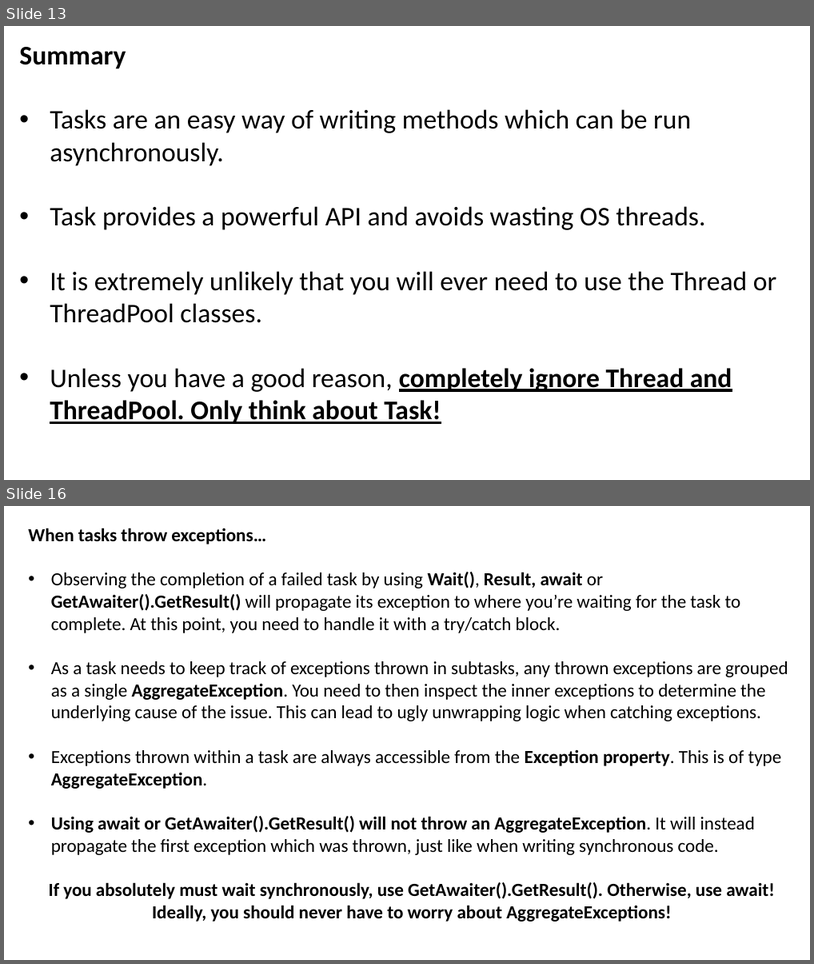
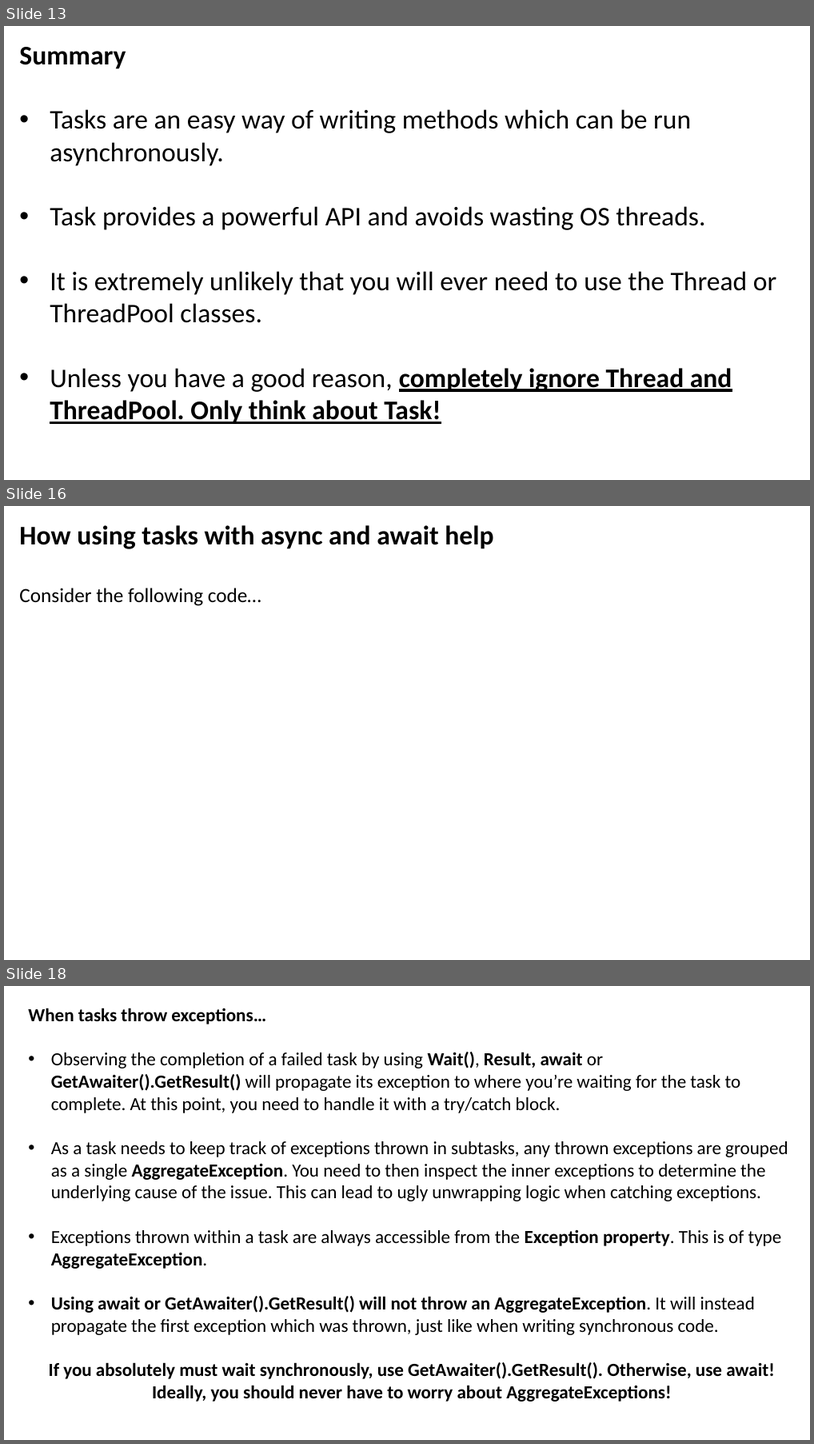
Before and after one commit to JoshKain/AsyncAwaitQuiz, a slide deck: Async and await presentation.pptx. Shown one above the other, each under a label of ours: slides 13 and 16 before the commit, slides 13, 16 and 18 after it; the slides between them are not shown. The pictures are 814x964 and 814x1444 pixels, drawn with LibreOffice and Linux fonts; fonts in the diff are those of the drawing. Boxes give left, top, right and bottom in pixels: in the first picture for what was removed or moved away, otherwise in the second. Text is boxed around its words. In the diff, an @@ line names an element or a change of style, - is before the commit and + after.

```diff
--- a/Async and await presentation.pptx
+++ b/Async and await presentation.pptx
@@ slide 16 added at [4,506,810,960], background #FFFFFF @@
@@ text added at [19,525,494,606], 32 pt, text #000000, bold @@
+How using tasks with async and await help
+Consider the following code…
@@ what was slide 16 is now slide 18 @@
```
Also in this commit, not shown: 5 slides changed, 2 other slides added, 1 slide removed, 1 other file.
